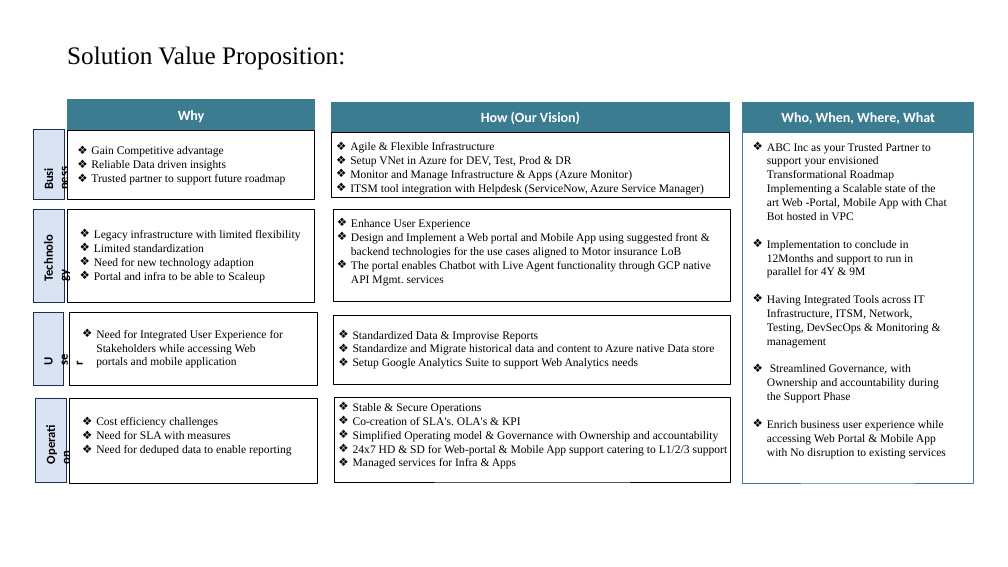
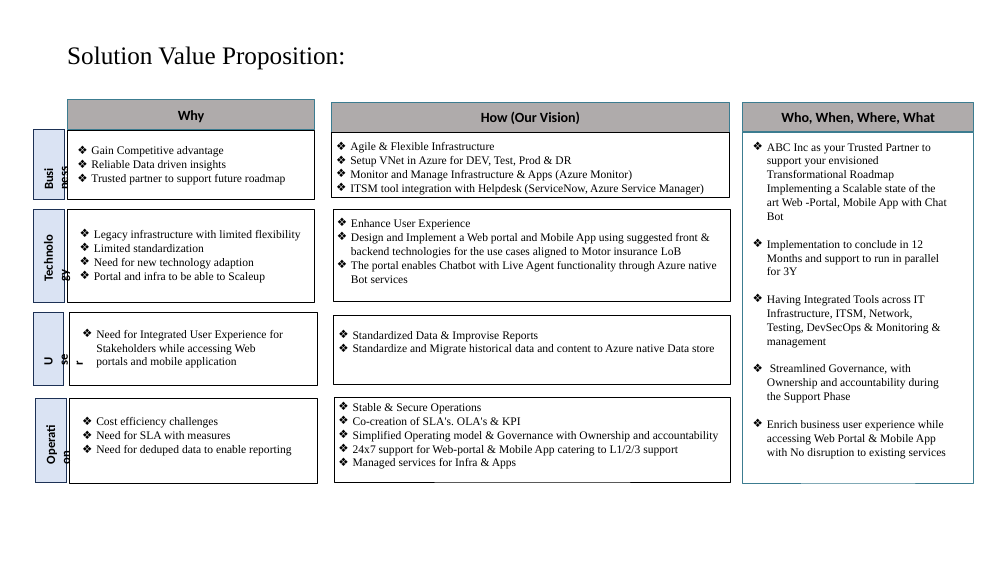
Before and after one commit to itsmeneeraj/alpha, a slide deck: slide 5 of Study - Note.pptx (slide 6 before the commit). Drawn at 1008x567 pixels with LibreOffice and Linux fonts; fonts in the diff are those of the drawing. Boxes give left, top, right and bottom in pixels: in the first picture for what was removed or moved away, otherwise in the second. Text is boxed around its words. In the diff, an @@ line names an element or a change of style, - is before the commit and + after.

```diff
--- a/Study - Note.pptx
+++ b/Study - Note.pptx
@@ text colour #FFFFFF to #000000; fill #3C7C90 to #AFABAB in 3 elements at [743, 102, 974, 132], [332, 102, 730, 132], [67, 100, 315, 129] @@
@@ text at [767, 143, 947, 275]: text changed @@
-❖ ABC Inc as your Trusted Partner to support your envisioned Transformational Roadmap Implementing a Scalable state of the art Web -Portal, Mobile App with Chat Bot hosted in VPC
-❖ Implementation to conclude in 12Months and support to run in parallel for 4Y & 9M
+❖ ABC Inc as your Trusted Partner to support your envisioned Transformational Roadmap Implementing a Scalable state of the art Web -Portal, Mobile App with Chat Bot
+❖ Implementation to conclude in 12 Months and support to run in parallel for 3Y
@@ text at [351, 261, 716, 283]: text changed @@
-❖ The portal enables Chatbot with Live Agent functionality through GCP native API Mgmt. services
+❖ The portal enables Chatbot with Live Agent functionality through Azure native Bot services
@@ text at [353, 358, 638, 369]: paragraph removed @@
-❖ Setup Google Analytics Suite to support Web Analytics needs
@@ text at [353, 445, 678, 456]: text changed @@
-❖ 24x7 HD & SD for Web-portal & Mobile App support catering to L1/2/3 support
+❖ 24x7 support for Web-portal & Mobile App catering to L1/2/3 support
```
Also in this commit, not shown: 5 other slides changed, 6 slides added, 2 slides removed, 1 other file.
